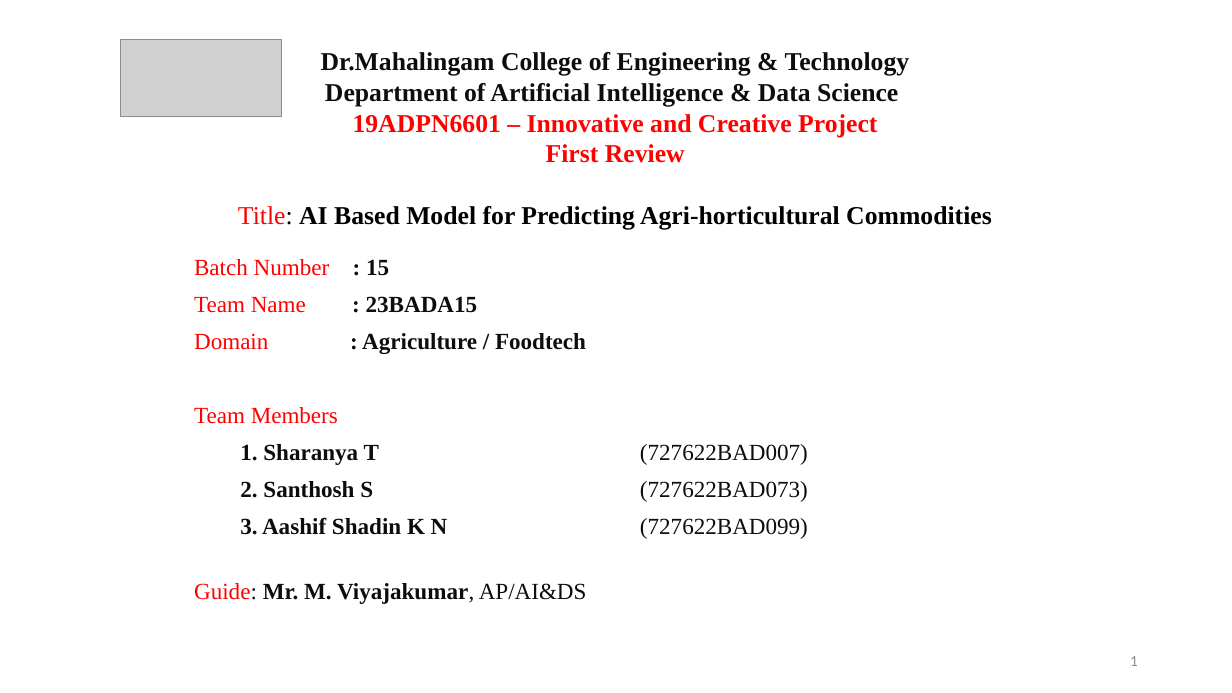
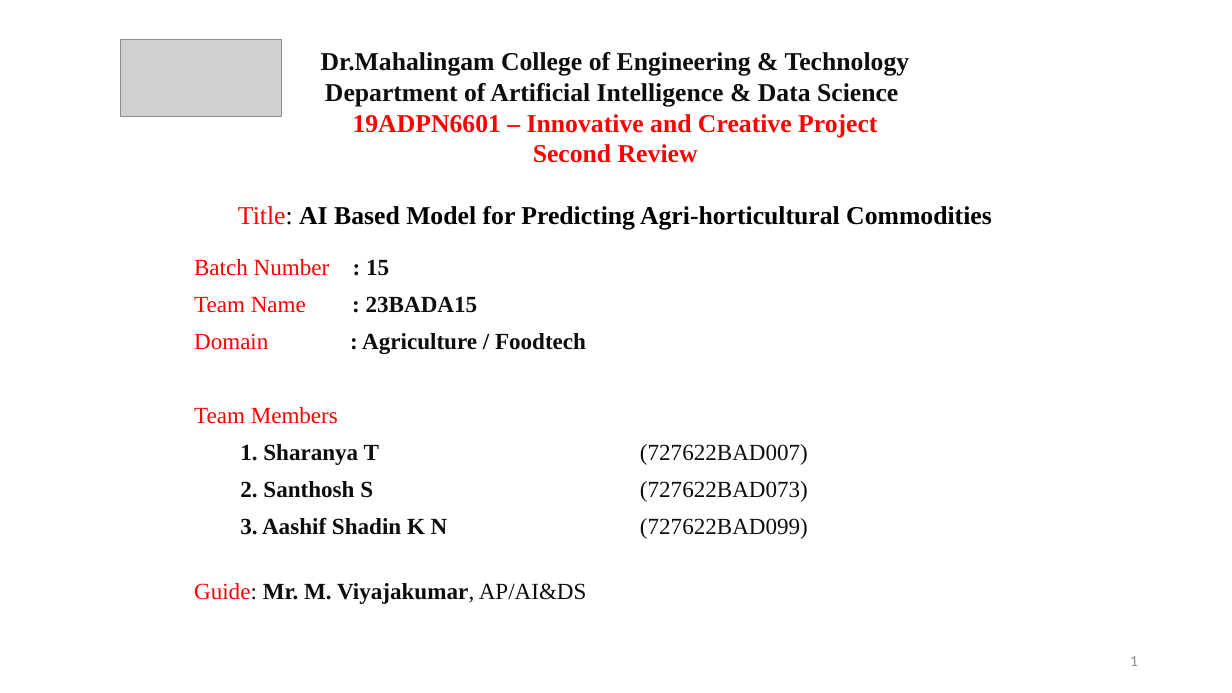
Before and after one commit to Aashif786/Price-Prediction-Model-for-Agricultural-Products, a slide deck: slide 1 of ppts/2.pptx. Drawn at 1232x693 pixels with LibreOffice and Linux fonts; fonts in the diff are those of the drawing; grey boxes stand for pictures; background and template pictures are left out. Boxes give left, top, right and bottom in pixels: in the first picture for what was removed or moved away, otherwise in the second. Text is boxed around its words. In the diff, an @@ line names an element or a change of style, - is before the commit and + after.

```diff
--- a/ppts/2.pptx
+++ b/ppts/2.pptx
@@ text at (533, 144, 698, 163): text changed @@
-First Review
+Second Review
```
Also in this commit, not shown: 4 other slides changed, 2 slides added, 1 slide removed, 28 other files.
